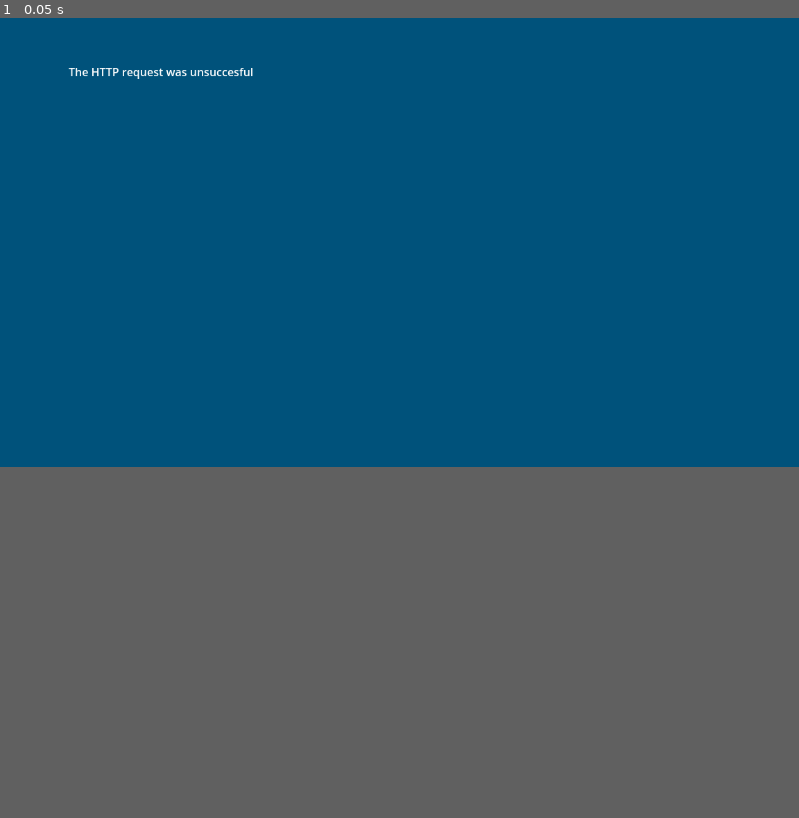
Above: before the commit, frame 1.
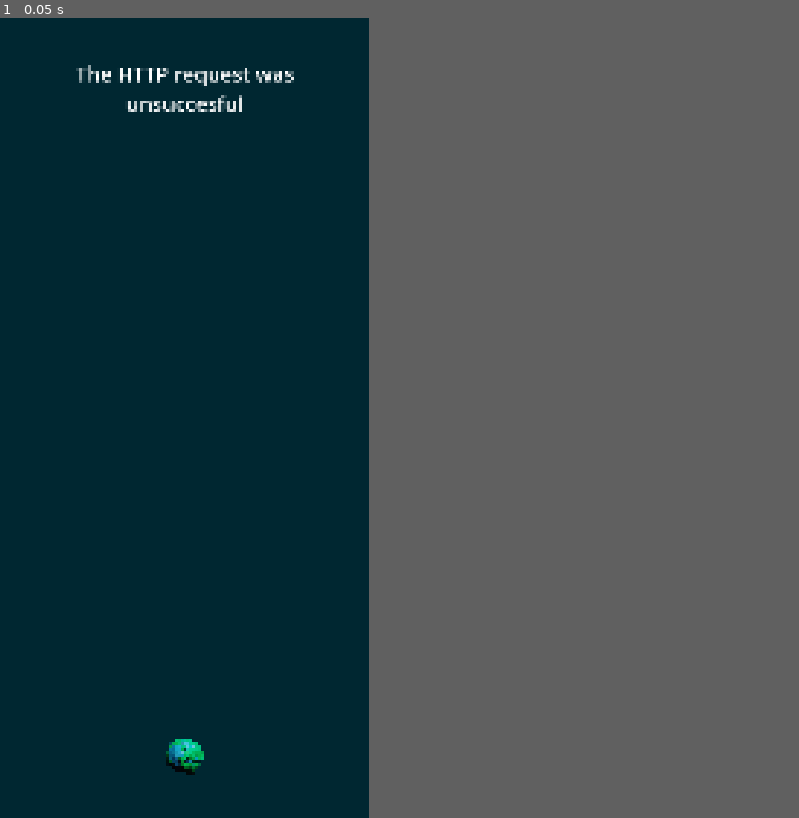
Above: after the commit, the same moment.

Repository: Claire1605/LittleDrip
Game: Godot game, scene res://Scenes/Main.tscn
The game is run twice, just before and just after one commit, with the same random seed, the same clock (stepped at 60 frames per second) and the same inputs.
Inputs:
- Up to frame 1 (0.05 s): no input
In our replay, the window is 799x449 before the commit and 369x800 after it. These sizes can differ from the game's own. Grey fills any space a smaller window leaves; there, only what the larger window draws over its background counts as a difference.

The runs differ from the first frame. In frame 1, 26% of the frame differs, in the area x 0-47%, y 0-95%.

Commit message:
splash screen, icon, and today's date

Diff:
--- a/whateverweather/Scenes/Main.tscn
+++ b/whateverweather/Scenes/Main.tscn
@@ -1,5 +1,6 @@
-[gd_scene load_steps=2 format=3 uid="uid://46bxwnfm5bec"]
+[gd_scene load_steps=3 format=3 uid="uid://46bxwnfm5bec"]
 
+[ext_resource type="Texture2D" uid="uid://dmbbxbdncd246" path="res://Art/earth-globe_000.png" id="1_idj7w"]
 [ext_resource type="Script" uid="uid://be66rpgutl5mn" path="res://Scripts/WeatherRequest.gd" id="2_idj7w"]
 
 [node name="Control" type="Control"]
@@ -11,12 +12,20 @@
 grow_vertical = 2
 
 [node name="TemperatureText" type="Label" parent="."]
-layout_mode = 0
-offset_left = 99.0
-offset_top = 66.0
-offset_right = 263.0
-offset_bottom = 89.0
+layout_mode = 1
+anchors_preset = -1
+anchor_left = 0.5
+anchor_top = 0.051
+anchor_right = 0.5
+anchor_bottom = 0.057
+offset_left = -400.0
+offset_right = 400.0
+offset_bottom = 83.0
+grow_horizontal = 2
+theme_override_font_sizes/font_size = 60
 text = "WHATEVER WEATHER"
+horizontal_alignment = 1
+autowrap_mode = 3
 
 [node name="ErrorText" type="Label" parent="."]
 layout_mode = 0
@@ -25,6 +34,22 @@
 offset_right = 267.0
 offset_bottom = 126.0
 
+[node name="TextureRect" type="TextureRect" parent="."]
+layout_mode = 1
+anchors_preset = -1
+anchor_left = 0.5
+anchor_top = 0.948
+anchor_right = 0.5
+anchor_bottom = 0.948
+offset_left = -64.0
+offset_top = -128.0
+offset_right = 64.0
+grow_horizontal = 2
+grow_vertical = 0
+texture = ExtResource("1_idj7w")
+expand_mode = 1
+stretch_mode = 5
+
 [node name="HTTPRequest" type="HTTPRequest" parent="."]
 script = ExtResource("2_idj7w")
 uiText = NodePath("../TemperatureText")
--- a/whateverweather/Scripts/WeatherRequest.gd
+++ b/whateverweather/Scripts/WeatherRequest.gd
@@ -19,8 +19,53 @@
 	var openMeteoJSON = JSON.parse_string(body.get_string_from_utf8())
 	if (openMeteoJSON != null):
 		print(openMeteoJSON["hourly"]["temperature_2m"].size())
-		var temperatureString = "The current temperature is " + str(openMeteoJSON["hourly"]["temperature_2m"][0]) + "°C"
+		var date = getWeekdayString(Time.get_date_dict_from_system().weekday) + " " + str(Time.get_date_dict_from_system(false).day) + " " + getMonthString(Time.get_date_dict_from_system(false).month) + " " + str(Time.get_date_dict_from_system(false).year)
+		var temperatureString = "The temperature at midnight on " + date + " is " + str(openMeteoJSON["hourly"]["temperature_2m"][0]) + "°C"
 		get_node_or_null(uiText).text = temperatureString
+
+
+func getWeekdayString(weekday):
+	if weekday == 0:
+		return "Sunday"
+	elif weekday == 1:
+		return "Monday"
+	elif weekday == 2:
+		return "Tuesday"
+	elif weekday == 3:
+		return "Wednesday"
+	elif weekday == 4:
+		return "Thursday"
+	elif weekday == 5:
+		return "Friday"
+	elif weekday == 6:
+		return "Saturday"
+
+func getMonthString(month):
+	if month == 0:
+		return "January"
+	elif month == 1:
+		return "February"
+	elif month == 2:
+		return "March"
+	elif month == 3:
+		return "April"
+	elif month == 4:
+		return "May"
+	elif month == 5:
+		return "June"
+	elif month == 6:
+		return "July"
+	elif month == 7:
+		return "August"
+	elif month == 8:
+		return "September"
+	elif month == 9:
+		return "October"
+	elif month == 10:
+		return "November"
+	elif month == 11:
+		return "December"
+
 
 # TO-DO
 # You have to wait for a request to finish before sending another one. Making multiple request at once requires you to have one node per request. A common strategy is to create and delete HTTPRequest nodes at runtime as necessary.
--- a/whateverweather/project.godot
+++ b/whateverweather/project.godot
@@ -13,10 +13,23 @@
 config/name="WhateverWeather"
 run/main_scene="uid://46bxwnfm5bec"
 config/features=PackedStringArray("4.4", "Mobile")
-config/icon="res://icon.svg"
+boot_splash/bg_color=Color(0, 0.152847, 0.190748, 1)
+boot_splash/show_image=false
+boot_splash/image="uid://dmbbxbdncd246"
+config/icon="uid://dmbbxbdncd246"
+
+[display]
+
+window/size/viewport_width=1080
+window/size/viewport_height=2340
+window/size/window_width_override=360
+window/size/window_height_override=780
+window/stretch/mode="canvas_items"
+window/handheld/orientation=1
 
 [rendering]
 
-renderer/rendering_method="mobile"
+renderer/rendering_method="gl_compatibility"
+renderer/rendering_method.mobile="gl_compatibility"
 textures/vram_compression/import_etc2_astc=true
-environment/defaults/default_clear_color=Color(0, 0.322192, 0.480906, 1)
+environment/defaults/default_clear_color=Color(0, 0.152941, 0.192157, 1)
Binary file added: whateverweather/Art/earth-globe_000.png
Not shown, added: whateverweather/Art/earth-globe_000.png.import
